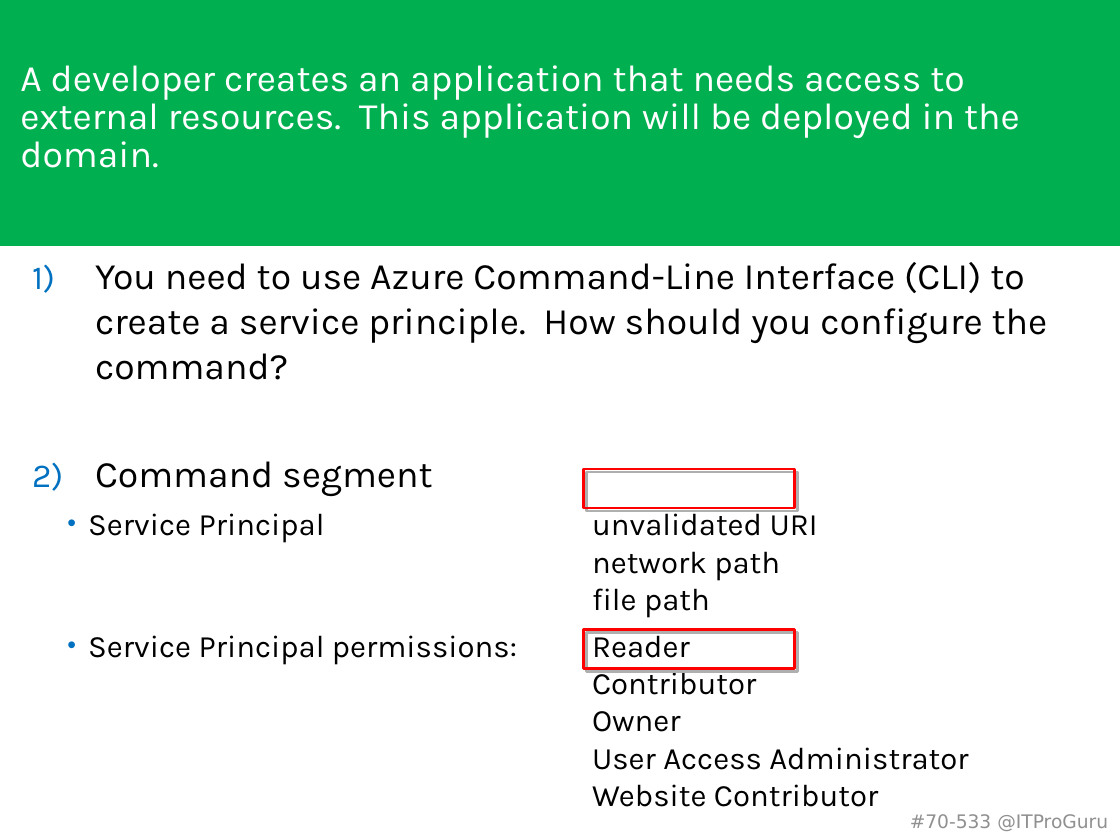
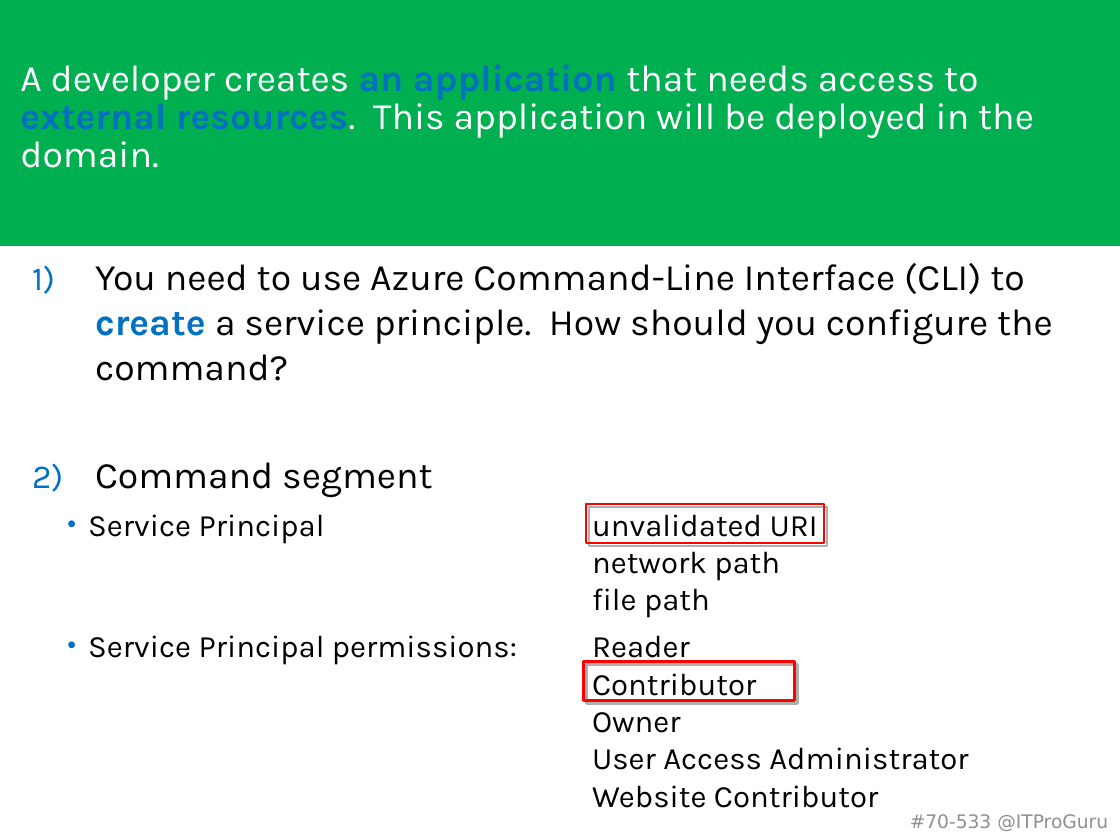
Before and after one commit to guruskill/70-533, a slide deck: slide 37 of 70-533-05-ARMTemplates.pptx. Drawn at 1120x840 pixels with LibreOffice and Linux fonts; fonts in the diff are those of the drawing. Boxes give left, top, right and bottom in pixels: in the first picture for what was removed or moved away, otherwise in the second. Text is boxed around its words. In the diff, an @@ line names an element or a change of style, - is before the commit and + after.

```diff
--- a/70-533-05-ARMTemplates.pptx
+++ b/70-533-05-ARMTemplates.pptx
@@ title "A developer creates an application ..." at [20,64,1034,168]: text colour #FFFFFF to #0070C0, bold on in "an application external resources." @@
@@ text at [95,263,1053,381]: text colour #000000 to #0070C0, bold on in "create" @@
@@ rectangle: place and size @@
-rectangle at [584,469,794,508]
+rectangle at [586,504,823,543]
@@ rectangle: place and size @@
-rectangle at [584,629,794,669]
+rectangle at [584,662,794,701]
```
Also in this commit, not shown: 5 other files.
